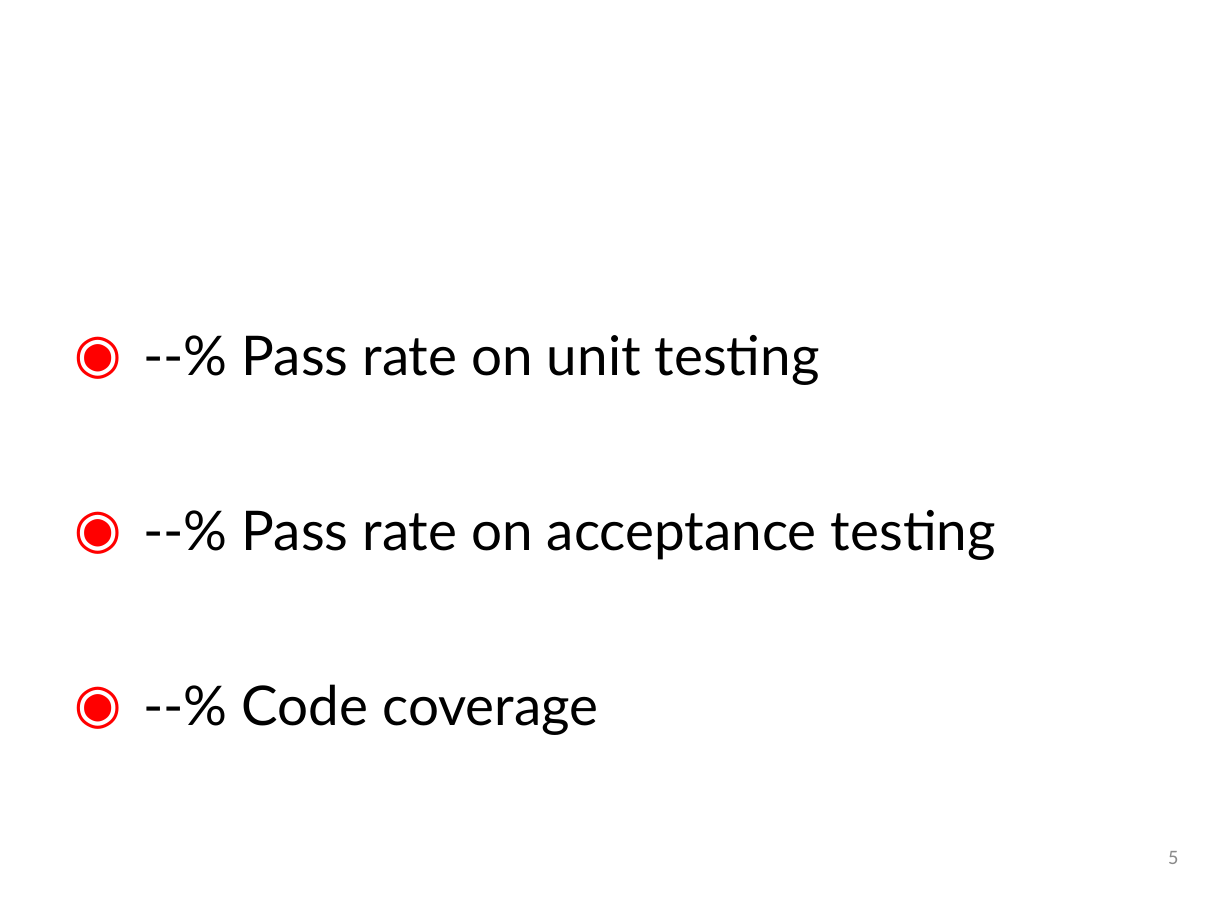
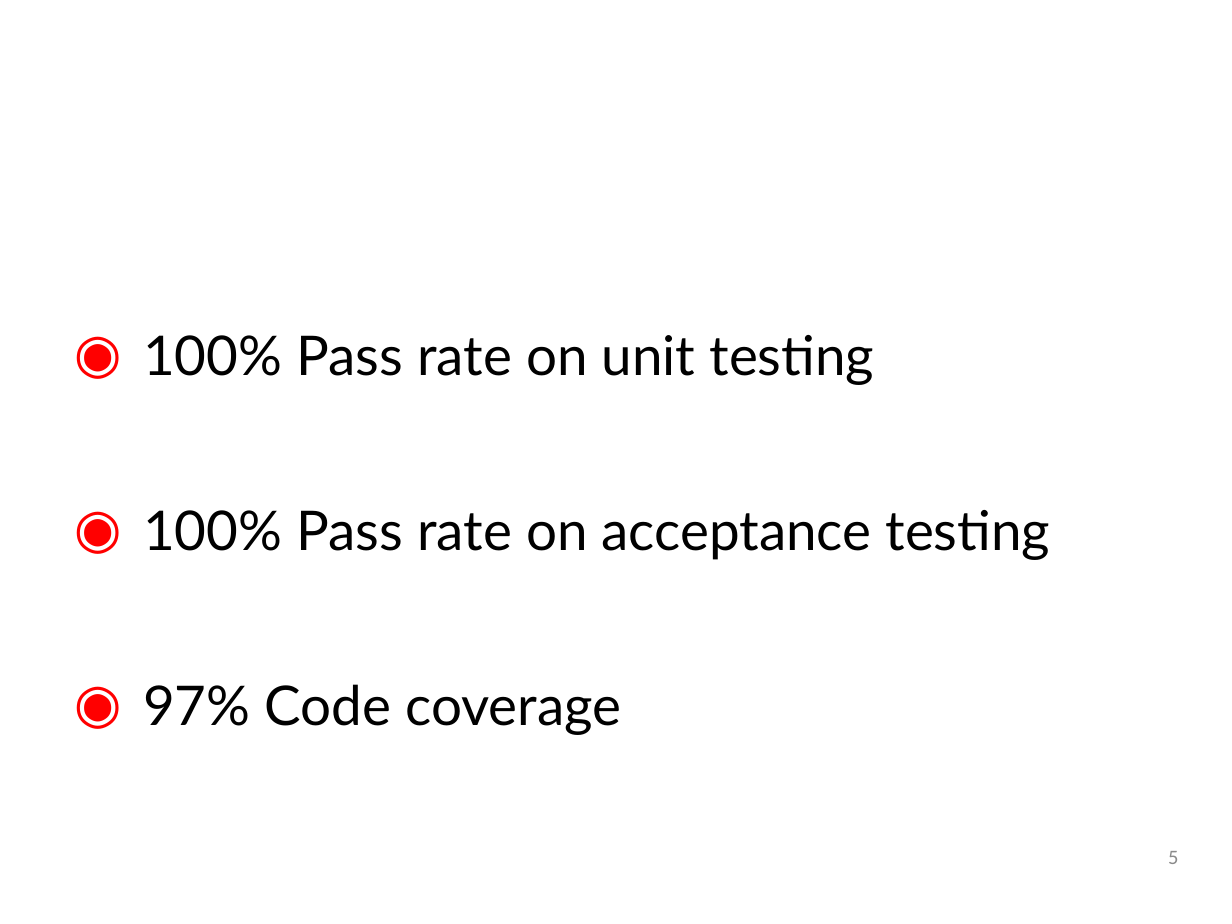
Before and after one commit to SpacemanRiff/spring-semester-project, a slide deck: slide 5 of resources/PowerPoints/Product Release.pptx. Drawn at 1232x924 pixels with LibreOffice and Linux fonts; fonts in the diff are those of the drawing; background and template pictures are left out. Boxes give left, top, right and bottom in pixels: in the first picture for what was removed or moved away, otherwise in the second. Text is boxed around its words. In the diff, an @@ line names an element or a change of style, - is before the commit and + after.

```diff
--- a/resources/PowerPoints/Product Release.pptx
+++ b/resources/PowerPoints/Product Release.pptx
@@ text at [143,335,1051,735]: text changed @@
-◉ --% Pass rate on unit testing
-◉ --% Pass rate on acceptance testing
-◉ --% Code coverage
+◉ 100% Pass rate on unit testing
+◉ 100% Pass rate on acceptance testing
+◉ 97% Code coverage
```
Also in this commit, not shown: 2 other slides changed, 3 slides added, 1 slide removed, 9 other files.
